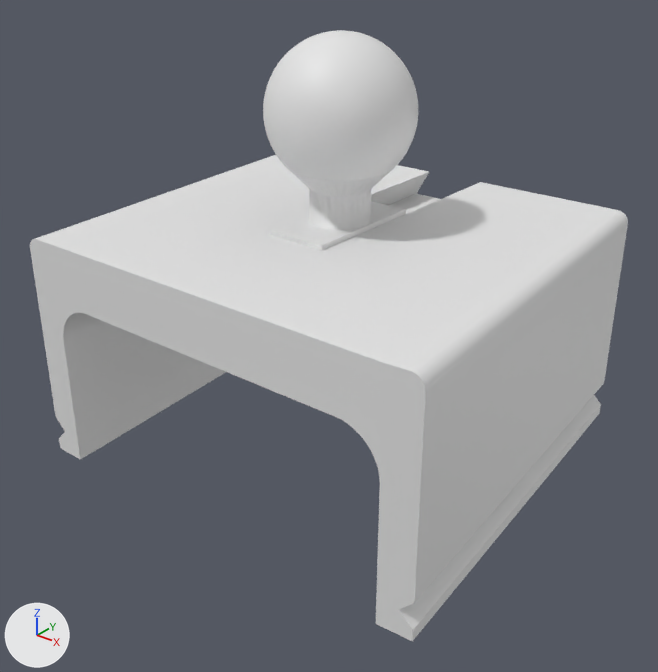
An edit to the Blender file projects/volvo-xc60-holder/source/holder-without-ribs.blend, drawn before and after from the same camera.
Rendered twice from a 50 mm camera at (62.2, -79.7, 41.5) aimed at (1.8, -4.2, -5.3). Every picture has the same lights, and +X, +Y and +Z are marked at lower left. The older version comes first.

Names of what the first picture shows: 'Ball module - 17 mm', 'Base - rounded roots - no ribs'.
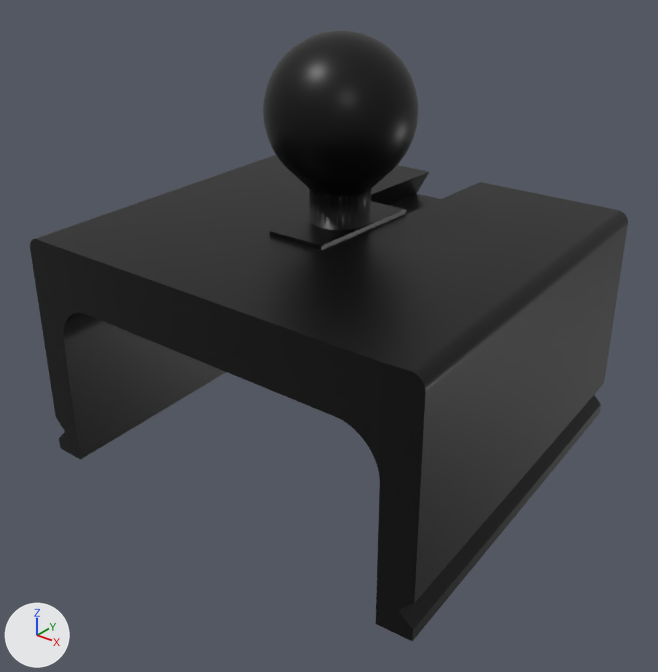
Pixel boxes [x1, y1, x2, y2] of what changed, in the pictures (658 x 672 px):
'Base - rounded roots - no ribs', recoloured (white to black): [30, 155, 628, 641] in both
'Ball module - 17 mm', recoloured (white to black): [263, 30, 418, 250] in both

The edits, one by one:
Material 'Black satin plastic' (mat_black_satin_plastic) is new.
Its base color is (0.004, 0.004, 0.004) (black #0d0d0d).
Its roughness is 0.38.
Its specular ior level is 0.28.
me_ball_module___flat_back_slide_with_45_degree_ball_underside has 9903 vertices, 9739 faces and spans x -8.4..8.6, y -8.5..8.5, z 3.8..28.4.
me_ball_module___flat_back_slide_with_45_degree_ball_underside gains material mat_black_satin_plastic (black #0d0d0d).
me_clean_body has 1632 vertices, 3260 faces and spans x -28.3..28.3, y -25.2..25.2, z -21.0..7.0.
me_clean_body gains material mat_black_satin_plastic (black #0d0d0d).
